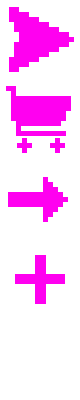
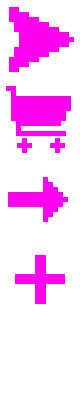
Revision of a layered 80×400 image; what changed, layer by layer:
painted on "Layer 98 (merged)" over 14, 42, 19, 47
